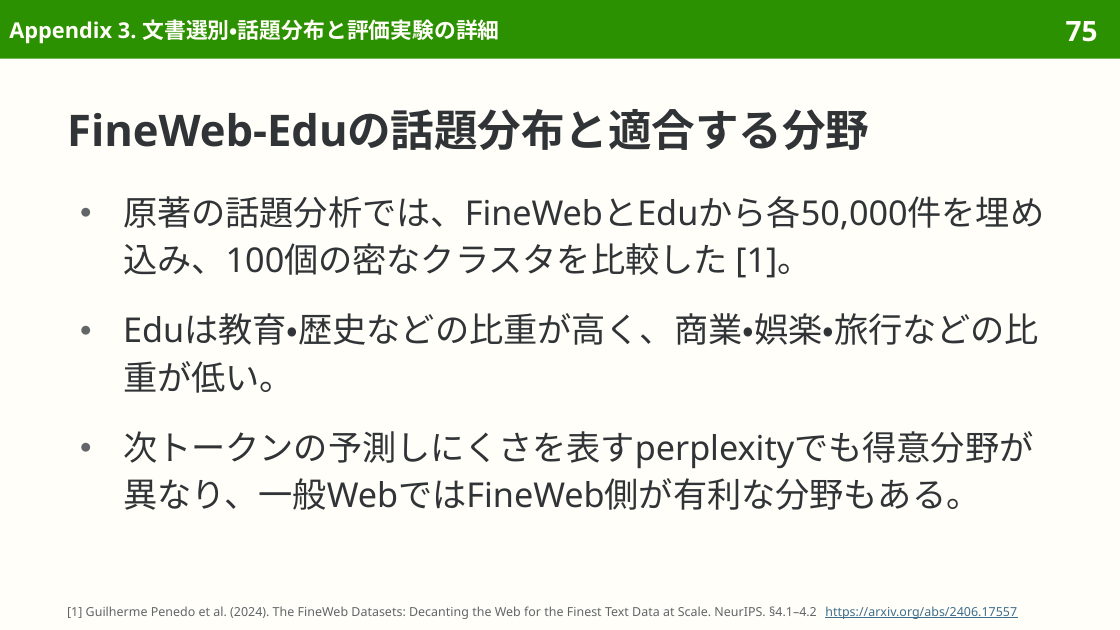
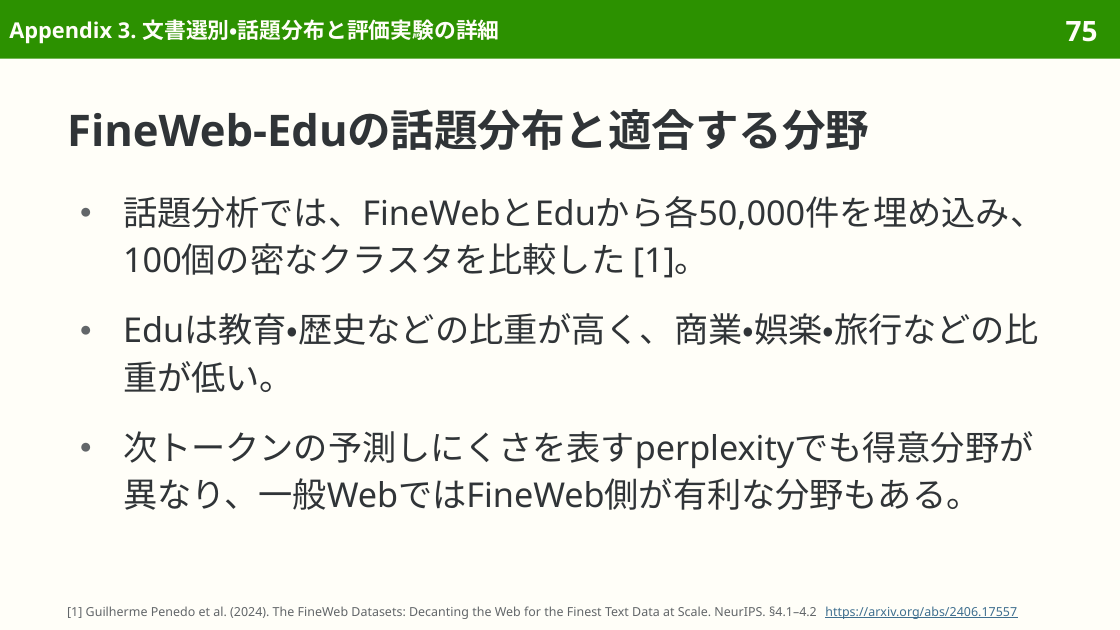
Before and after one commit to sasakiy84/datasets-in-10-minutes, a slide deck: slide 75 of slides/datasets-in-10-minutes-fineweb.pptx. Drawn at 1120x630 pixels with LibreOffice and Linux fonts; fonts in the diff are those of the drawing. Boxes give left, top, right and bottom in pixels: in the first picture for what was removed or moved away, otherwise in the second. Text is boxed around its words. In the diff, an @@ line names an element or a change of style, - is before the commit and + after.

Commit message:
slides(fineweb): refine Japanese wording and pair translations

```diff
--- a/slides/datasets-in-10-minutes-fineweb.pptx
+++ b/slides/datasets-in-10-minutes-fineweb.pptx
@@ text at box(123, 196, 1044, 278): text changed @@
-● 原著の話題分析では、FineWebとEduから各50,000件を埋め込み、100個の密なクラスタを比較した [1]。
+● 話題分析では、FineWebとEduから各50,000件を埋め込み、100個の密なクラスタを比較した [1]。
```
Also in this commit, not shown: 22 other slides changed, 3 other files.
